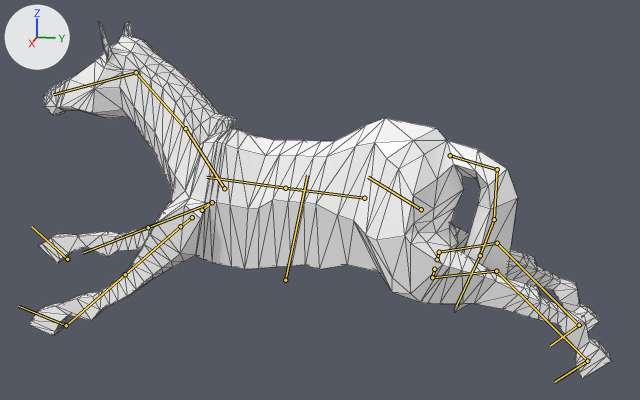
An edit to the glTF model dist-wax/assets/rig-a-jig/Zebra_skinned.glb, drawn before and after from the same camera.
Before and after are seen from a 50 mm lens placed at (15.34, 3.47, 7.84), pointed at (-0.05, 0.39, 3.99). Lighting does not change. The marker at upper left points along +X, +Y and +Z. The older version comes first. Both versions are drawn at frame 15 of the action 'Jump'; the numbers are the values there. The bones that change, and the others that lie on the model, are drawn over the model as lines. Mesh edges are drawn as thin lines.

The first picture shows 'Zebra'.
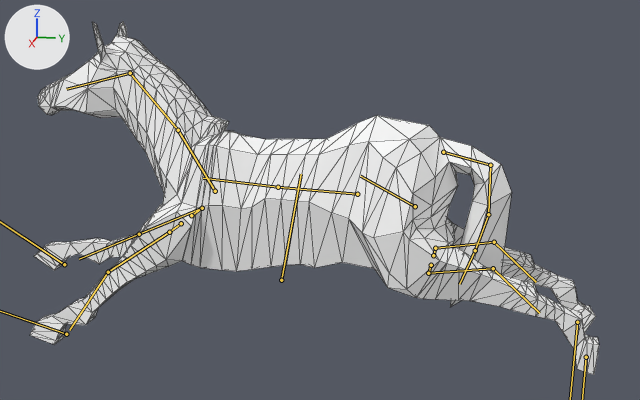
Boxes (x1, y1, x2, y2) around the edits, measured in the pictures (640 x 400 px):
```json
{"object": "Zebra", "change": "posed", "before": [29, 22, 611, 379], "after": [30, 21, 599, 375]}
{"bone": "Body", "before": "(285, 280) to (307, 175)", "after": "(281, 280) to (301, 174)"}
{"bone": "FrontLeg.R", "before": "(202, 210) to (212, 202)", "after": "(191, 215) to (202, 208)"}
{"bone": "BackLeg.R", "before": "(437, 259) to (439, 252)", "after": "(433, 255) to (435, 248)"}
{"bone": "BackLowLeg.R", "before": "(497, 243) to (579, 325)", "after": "(494, 242) to (536, 282)"}
{"bone": "FrontLeg.L", "before": "(192, 217) to (180, 226)", "after": "(181, 223) to (169, 232)"}
{"bone": "FrontLowLeg.L", "before": "(125, 274) to (68, 323)", "after": "(108, 272) to (69, 330)"}
{"bone": "BackLeg.L", "before": "(434, 269) to (432, 277)", "after": "(431, 265) to (428, 273)"}
{"bone": "BackLowLeg.L", "before": "(496, 271) to (587, 361)", "after": "(493, 268) to (539, 313)"}
{"bone": "Back", "before": "(421, 209) to (368, 177)", "after": "(415, 206) to (360, 176)"}
{"bone": "Shoulders", "before": "(224, 188) to (185, 128)", "after": "(215, 191) to (178, 130)"}
```

Edits to the scene script, one JSON object a line:
```json
{"block": "bone_frontfoot_r", "where": "bone_frontfoot_r = bpy.data.objects['Armature'].pose.bones['FrontFoot.R']  # child of 'root'"}
{"op": "set", "path": "bone_frontfoot_r.location", "old": "(0.0, 3.19, -2.16)", "new": "(0.0, 3.27, -2.02)"}
{"op": "set", "path": "bone_frontfoot_r.rotation_quaternion", "old": "(0.938, -0.348, 0.0, 0.0)", "new": "(0.963, -0.269, 0.0, 0.0)", "note": "degrees (-41, 0, 0) -> degrees (-31, 0, 0)"}
{"block": "bone_body", "where": "bone_body = bpy.data.objects['Armature'].pose.bones['Body']  # child of 'root'"}
{"op": "set", "path": "bone_body.location", "old": "(0.0, 0.13, 0.27)", "new": "(0.0, 0.13, 0.35)"}
{"op": "set", "path": "bone_body.rotation_quaternion", "old": "(0.995, -0.105, 0.0, 0.0)", "new": "(0.996, -0.093, 0.0, 0.0)", "note": "degrees (-12, 0, 0) -> degrees (-11, 0, 0)"}
{"block": "bone_frontleg_r", "where": "bone_frontleg_r = bpy.data.objects['Armature'].pose.bones['FrontLeg.R']  # child of 'Body'"}
{"op": "set", "path": "bone_frontleg_r.location", "old": "(-0.04, 0.0, 0.03)", "new": "(-0.13, 0.0, 0.13)"}
{"block": "bone_backleg_r", "where": "bone_backleg_r = bpy.data.objects['Armature'].pose.bones['BackLeg.R']  # child of 'Body'"}
{"op": "set", "path": "bone_backleg_r.location", "old": "(0.2, 0.0, -0.44)", "new": "(0.22, 0.0, -0.46)"}
{"op": "set", "path": "bone_backleg_r.rotation_quaternion", "old": "(0.775, 0.0, -0.632, 0.0)", "new": "(0.797, 0.0, -0.604, 0.0)", "note": "degrees (0, -78, 0) -> degrees (0, -74, 0)"}
{"block": "bone_backlowleg_r", "where": "bone_backlowleg_r = bpy.data.objects['Armature'].pose.bones['BackLowLeg.R']  # child of 'BackUpLeg.R'"}
{"op": "set", "path": "bone_backlowleg_r.rotation_quaternion", "old": "(0.993, -0.121, 0.0, 0.0)", "new": "(0.996, -0.087, 0.0, 0.0)", "note": "degrees (-14, 0, 0) -> degrees (-10, 0, 0)"}
{"block": "bone_frontleg_l", "where": "bone_frontleg_l = bpy.data.objects['Armature'].pose.bones['FrontLeg.L']  # child of 'Body'"}
{"op": "set", "path": "bone_frontleg_l.location", "old": "(-0.04, 0.0, -0.03)", "new": "(-0.13, 0.0, -0.13)"}
{"op": "set", "path": "bone_frontleg_l.rotation_quaternion", "old": "(0.972, 0.0, -0.236, 0.0)", "new": "(0.952, 0.0, -0.307, 0.0)", "note": "degrees (0, -27, 0) -> degrees (0, -36, 0)"}
{"block": "bone_frontlowleg_l", "where": "bone_frontlowleg_l = bpy.data.objects['Armature'].pose.bones['FrontLowLeg.L']  # child of 'FrontUpLeg.L'"}
{"op": "set", "path": "bone_frontlowleg_l.rotation_quaternion", "old": "(0.992, -0.13, 0.0, 0.0)", "new": "(0.999, 0.046, 0.0, 0.0)", "note": "degrees (-15, 0, 0) -> degrees (5, 0, 0)"}
{"block": "bone_backleg_l", "where": "bone_backleg_l = bpy.data.objects['Armature'].pose.bones['BackLeg.L']  # child of 'Body'"}
{"op": "set", "path": "bone_backleg_l.location", "old": "(0.21, 0.0, 0.43)", "new": "(0.22, 0.0, 0.45)"}
{"op": "set", "path": "bone_backleg_l.rotation_quaternion", "old": "(-0.786, 0.0, -0.618, 0.0)", "new": "(-0.803, 0.0, -0.596, 0.0)", "note": "degrees (0, 76, 0) -> degrees (0, 73, 0)"}
{"block": "bone_backlowleg_l", "where": "bone_backlowleg_l = bpy.data.objects['Armature'].pose.bones['BackLowLeg.L']  # child of 'BackUpLeg.L'"}
{"op": "set", "path": "bone_backlowleg_l.rotation_quaternion", "old": "(0.995, -0.097, 0.0, 0.0)", "new": "(0.997, -0.073, 0.0, 0.0)", "note": "degrees (-11, 0, 0) -> degrees (-8, 0, 0)"}
{"block": "bone_back", "where": "bone_back = bpy.data.objects['Armature'].pose.bones['Back']  # child of 'Body'"}
{"op": "set", "path": "bone_back.location", "old": "(0.01, 0.43, -0.45)", "new": "(0.01, 0.42, -0.44)"}
{"op": "set", "path": "bone_back.rotation_quaternion", "old": "(0.998, 0.008, -0.006, 0.055)", "new": "(1.0, 0.0, 0.0, 0.0)", "note": "degrees (1, -1, 6) -> degrees (0, 0, 0)"}
{"block": "bone_shoulders", "where": "bone_shoulders = bpy.data.objects['Armature'].pose.bones['Shoulders']  # child of 'Body'"}
{"op": "set", "path": "bone_shoulders.location", "old": "(-0.03, -0.53, 0.09)", "new": "(-0.02, -0.53, 0.02)"}
{"op": "set", "path": "bone_shoulders.rotation_quaternion", "old": "(0.994, -0.105, 0.006, -0.011)", "new": "(0.997, -0.078, 0.004, -0.009)", "note": "degrees (-12, 1, -1) -> degrees (-9, 0, -1)"}
{"block": "bone_backfoot_r", "where": "bone_backfoot_r = bpy.data.objects['Armature'].pose.bones['BackFoot.R']  # child of 'root'"}
{"op": "set", "path": "bone_backfoot_r.location", "old": "(0.0, -2.55, -1.53)", "new": "(0.0, -2.52, -1.58)"}
{"op": "set", "path": "bone_backfoot_r.rotation_quaternion", "old": "(0.93, 0.368, 0.0, 0.0)", "new": "(0.715, 0.699, 0.0, 0.0)", "note": "degrees (43, 0, 0) -> degrees (89, 0, 0)"}
{"block": "bone_frontfoot_l", "where": "bone_frontfoot_l = bpy.data.objects['Armature'].pose.bones['FrontFoot.L']  # child of 'root'"}
{"op": "set", "path": "bone_frontfoot_l.location", "old": "(0.0, 2.38, -1.44)", "new": "(0.0, 2.38, -1.27)"}
{"op": "set", "path": "bone_frontfoot_l.rotation_quaternion", "old": "(0.987, -0.161, 0.0, 0.0)", "new": "(0.991, -0.132, 0.0, 0.0)", "note": "degrees (-19, 0, 0) -> degrees (-15, 0, 0)"}
{"block": "bone_backfoot_l", "where": "bone_backfoot_l = bpy.data.objects['Armature'].pose.bones['BackFoot.L']  # child of 'root'"}
{"op": "set", "path": "bone_backfoot_l.location", "old": "(0.0, -2.57, -1.52)", "new": "(0.0, -2.53, -1.58)"}
{"op": "set", "path": "bone_backfoot_l.rotation_quaternion", "old": "(0.94, 0.341, 0.0, 0.0)", "new": "(0.71, 0.704, 0.0, 0.0)", "note": "degrees (40, 0, 0) -> degrees (89, 0, 0)"}
```
